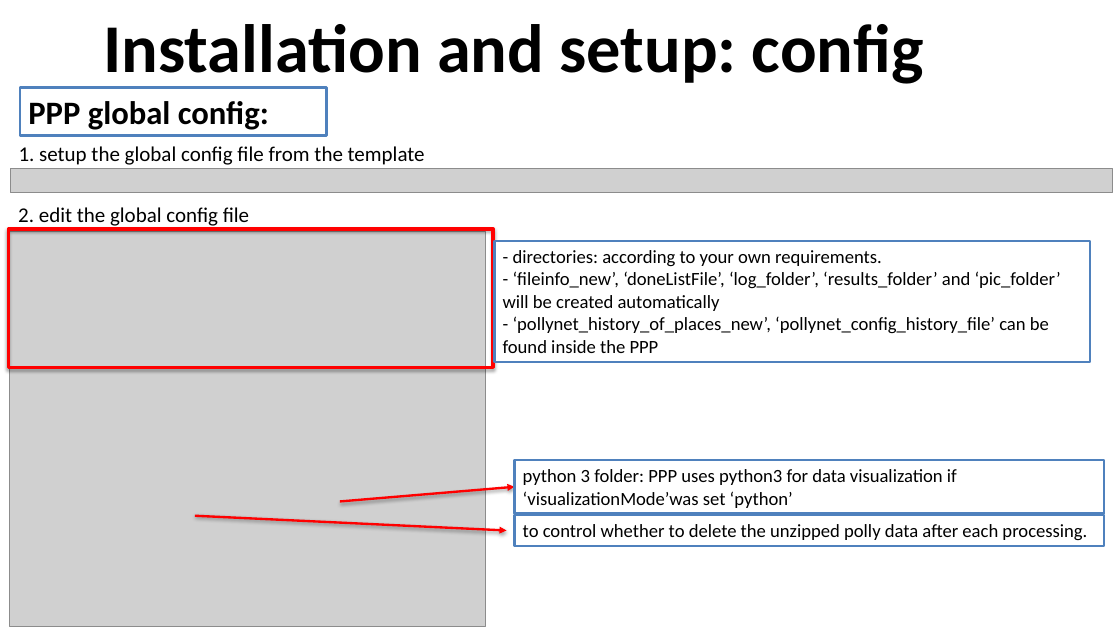
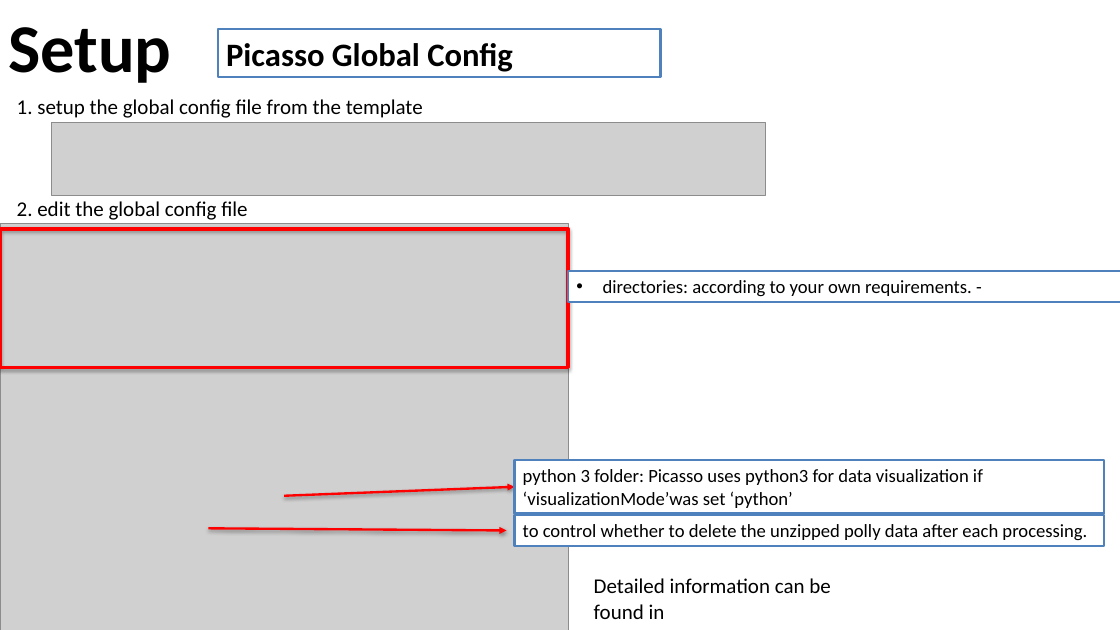
Before and after one commit to PollyNET/Pollynet_Processing_Chain, a slide deck: slide 6 of doc/Pollynet_Processing_Chain.pptx (slide 14 before the commit). Drawn at 1120x630 pixels with LibreOffice and Linux fonts; fonts in the diff are those of the drawing; grey boxes stand for pictures; background and template pictures are left out. Boxes give left, top, right and bottom in pixels: in the first picture for what was removed or moved away, otherwise in the second. Text is boxed around its words. In the diff, an @@ line names an element or a change of style, - is before the commit and + after.

```diff
--- a/doc/Pollynet_Processing_Chain.pptx
+++ b/doc/Pollynet_Processing_Chain.pptx
@@ title at (x1=8, y1=27, x2=171, y2=83): text changed @@
-Installation and setup: config
+Setup
@@ rectangle "Picasso Global Config" resized from (x1=20, y1=87, x2=327, y2=135) to (x1=218, y1=29, x2=660, y2=77) @@
@@ text in rectangle at (x1=226, y1=43, x2=513, y2=72): text changed @@
-PPP global config:
+Picasso Global Config
@@ text "1. setup the global config ..." moved from (x1=19, y1=146, x2=425, y2=165) to (x1=17, y1=99, x2=423, y2=118) @@
@@ picture added at (x1=51, y1=123, x2=765, y2=195) @@
@@ picture removed at (x1=10, y1=169, x2=1113, y2=192) @@
@@ text "2. edit the global config ..." moved from (x1=18, y1=207, x2=249, y2=229) to (x1=17, y1=201, x2=247, y2=220) @@
@@ rectangle resized from (x1=8, y1=229, x2=493, y2=368) to (x1=0, y1=229, x2=568, y2=368) @@
@@ picture resized from (x1=10, y1=231, x2=486, y2=627) to (x1=0, y1=223, x2=568, y2=630) @@
@@ rectangle "directories: according to your own ..." resized from (x1=495, y1=241, x2=1091, y2=363) to (x1=568, y1=271, x2=1120, y2=302) @@
@@ text in rectangle at (x1=603, y1=280, x2=972, y2=297): text changed @@
-- directories: according to your own requirements.
-- ‘fileinfo_new’, ‘doneListFile’, ‘log_folder’, ‘results_folder’ and ‘pic_folder’ will be created automatically
-- ‘pollynet_history_of_places_new’, ‘pollynet_config_history_file’ can be found inside the PPP
+• directories: according to your own requirements. -
@@ text in rectangle at (x1=523, y1=469, x2=983, y2=508): text changed @@
-python 3 folder: PPP uses python3 for data visualization if ‘visualizationMode’was set ‘python’
+python 3 folder: Picasso uses python3 for data visualization if ‘visualizationMode’was set ‘python’
@@ arrow moved from (340, 502) - (514, 487) to (284, 496) - (514, 487) @@
@@ arrow moved from (195, 516) - (507, 531) to (208, 528) - (507, 531) @@
@@ text added at (x1=594, y1=578, x2=830, y2=619), 18 pt, text #000000 @@
+Detailed information can be found in
```
Also in this commit, not shown: 7 other slides changed, 4 slides added, 3 slides removed, 13 other files.
